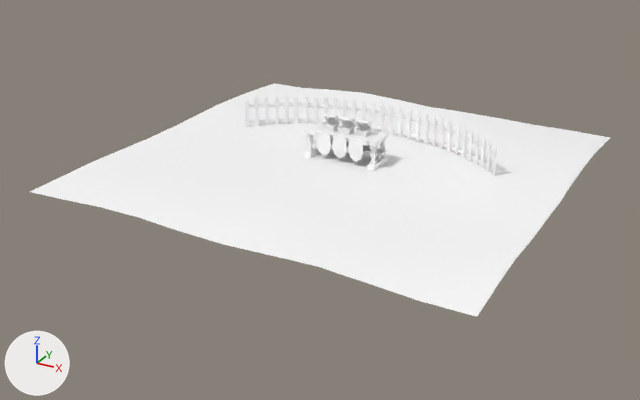
The FBX model Assets/Framework/Build/SZ10006/Arts/Model/10006/Model/Sc07/SC_LanBoShu.fbx: old version first, new version second.
Before and after are seen from a camera (50 mm lens) standing at (15.7, -30.8, 13.3) and looking at (-0.4, -1.4, -1.4). Every picture has the same lights, and +X, +Y and +Z are marked at lower left. Where no turn or scale is listed for an object, it has been applied to the vertices.

Objects in the first picture: 'box_b', 'box_r', 'box_y', 'desk', 'ground', 'wood03'.
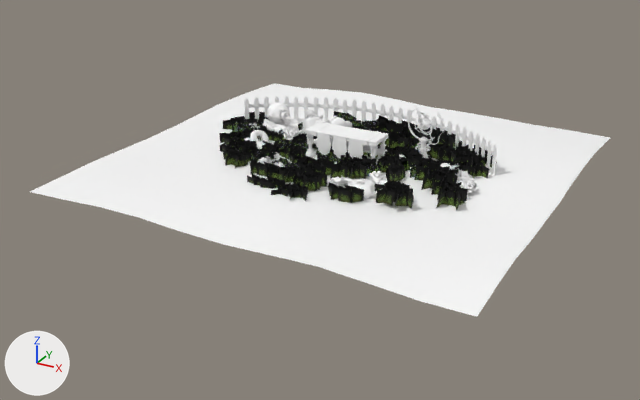
Where the newer file only moved an object's origin or applied its transform, the numbers keep the older frame.

Boxes [x1, y1, x2, y2] around the edits, measured in the pictures (640 x 400 px):
'bushe2', added: after [219, 112, 497, 210]
'bushh1', added: after [232, 111, 446, 180]
'h02', added: after [249, 123, 480, 203]
'jq01', added: after [263, 102, 297, 134]
'Material_006', added: after [408, 107, 444, 158]
'cake', added: after [257, 143, 411, 199]
'ttq', added: after [250, 130, 374, 188]
'jq02', added: after [298, 110, 324, 134]
'box_y', deleted: before [354, 119, 372, 137]
'box_b', deleted: before [337, 116, 355, 134]
'box_r', deleted: before [321, 113, 339, 131]
'jq03', added: after [326, 116, 352, 127]
'mkl', added: after [245, 137, 452, 184]
'Crystals_007', added: after [417, 112, 440, 145]

What changed in the scene script:
```text
Add mat_bushe2_m:
    mat_bushe2_m = bpy.data.materials.new('bushe2_m')
    # uses the picture img_bushe2_png
Add mat_bushh1_m:
    mat_bushh1_m = bpy.data.materials.new('bushh1_m')
    # uses the picture img_bushh1_png
Remove ob_box_r:
    ob_box_r = bpy.data.objects.new('box_r', me_mesh_002)
Remove ob_box_b:
    ob_box_b = bpy.data.objects.new('box_b', me_mesh_003)
Remove ob_box_y:
    ob_box_y = bpy.data.objects.new('box_y', me_mesh_001)
Add ob_jq01:
    ob_jq01 = bpy.data.objects.new('jq01', me_mesh_008)  # 5808 vertices, 11139 faces; spans x -0.83..0.86, y -0.78..0.78, z -0.01..1.38; in mat_jq01_m (its picture is missing)
    ob_jq01.location = (-4.06, 1.34, 0.0)
Add ob_crystals_007:
    ob_crystals_007 = bpy.data.objects.new('Crystals_007', me_mesh_002_1)  # 270 vertices, 457 faces; spans x -0.245..0.675, y -0.151..0.151, z -0.909..0.577; in mat_crystals_007_m (its picture is missing)
    ob_crystals_007.location = (2.91, 1.21, 1.63)
Add ob_bushe2:
    ob_bushe2 = bpy.data.objects.new('bushe2', me_mesh_011)  # 3828 vertices, 1914 faces; spans x -6.62..6.04, y -5.2..3.84, z -0.16..0.85
    ob_bushe2.location = (0.0, 0.0, 0.0)
Add ob_h02:
    ob_h02 = bpy.data.objects.new('h02', me_mesh_013)  # 4056 vertices, 2150 faces; spans x -5.75..6.06, y -3.32..1.22, z -0.17..0.66; in mat_h02_m (its picture is missing)
    ob_h02.location = (0.0, 0.0, 0.0)
Add ob_jq02:
    ob_jq02 = bpy.data.objects.new('jq02', me_mesh_009)  # 427 vertices, 766 faces; spans x -0.655..0.593, y -0.387..0.63, z -0.678..0.666; in mat_jq02_m (its picture is missing)
    ob_jq02.location = (-2.54, 1.69, 0.52)
Add ob_material_006:
    ob_material_006 = bpy.data.objects.new('Material_006', me_mesh_003_1)  # 5362 vertices, 10204 faces; spans x -0.71..0.85, y -0.54..0.43, z 0.0..2.31; in mat_material_006_m (its picture is missing)
    ob_material_006.location = (2.93, 1.29, 0.0)
Add ob_mkl:
    ob_mkl = bpy.data.objects.new('mkl', me_mesh_005_1)  # 2332 vertices, 2340 faces; spans x -4.68..4.65, y -2.66..0.36, z -0.14..0.55; in mat_mkl_r_m (its picture is missing), mat_mkl_y_m (its picture is missing)
    ob_mkl.location = (0.0, 0.0, 0.0)
Add ob_ttq:
    ob_ttq = bpy.data.objects.new('ttq', me_mesh_001_1)  # 3540 vertices, 3362 faces; spans x -4.36..2.39, y -2.82..0.06, z -0.08..0.64; in mat_ttq_m (its picture is missing)
    ob_ttq.location = (0.0, 0.0, 0.0)
Add ob_jq03:
    ob_jq03 = bpy.data.objects.new('jq03', me_mesh_010)  # 384 vertices, 686 faces; spans x -0.551..0.513, y -0.702..0.621, z -0.337..0.578; in mat_jq02_m (its picture is missing)
    ob_jq03.location = (-1.46, 2.04, 0.39)
Add ob_bushh1:
    ob_bushh1 = bpy.data.objects.new('bushh1', me_mesh_012)  # 1848 vertices, 924 faces; spans x -6.01..5.1, y -2.74..3.98, z -0.17..0.8
    ob_bushh1.location = (0.0, 0.0, 0.0)
Add ob_cake:
    ob_cake = bpy.data.objects.new('cake', me_mesh_004_1)  # 755 vertices, 834 faces; spans x -3.76..4.38, y -3.27..0.87, z -0.34..0.42; in mat_box_m (its picture is missing), mat_cake03_m (its picture is missing), mat_cake04_m (its picture is missing), mat_cake02_m (its picture is missing), mat_cake05_m (its picture is missing)
    ob_cake.location = (0.0, 0.0, 0.0)
```
